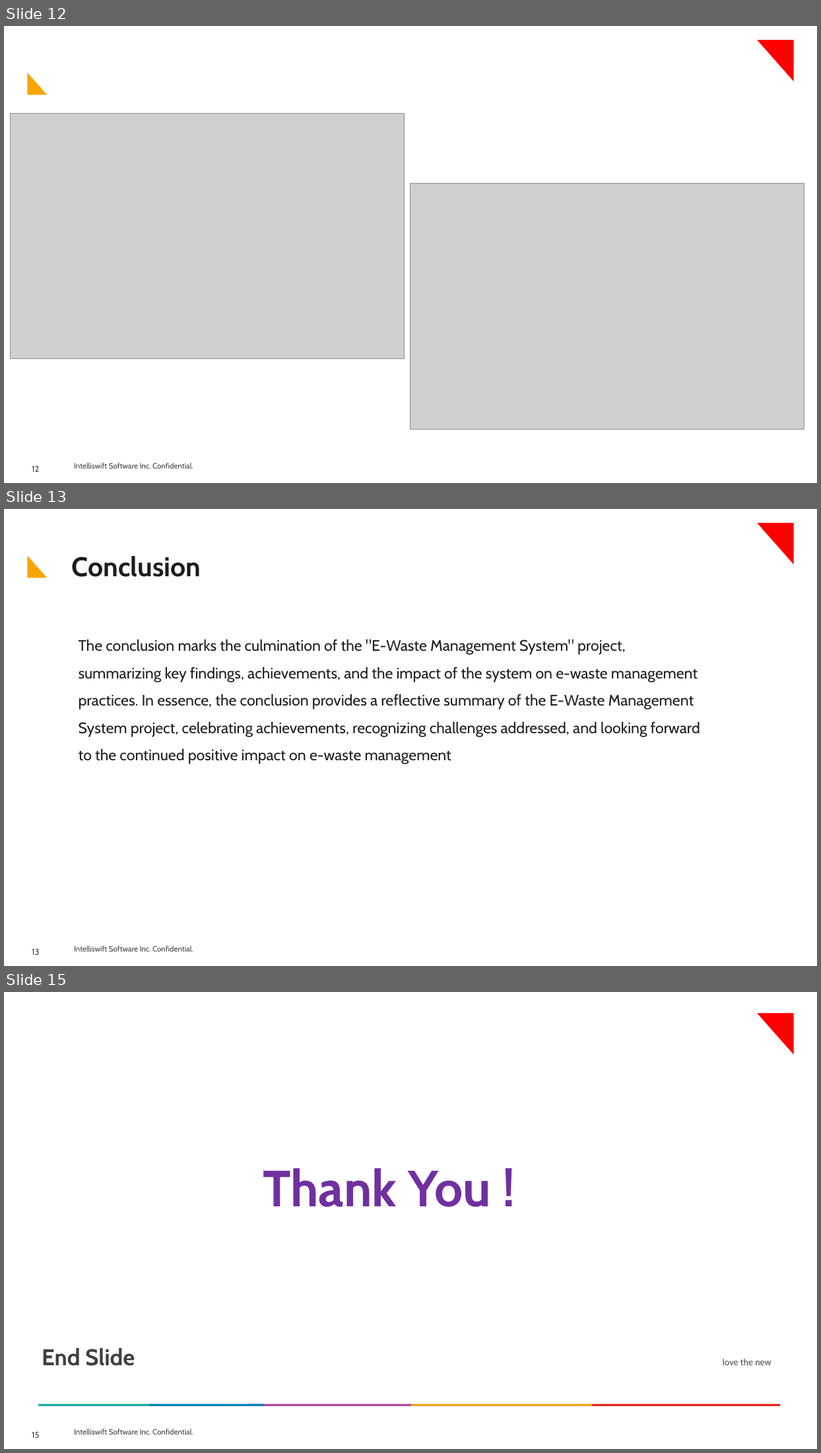
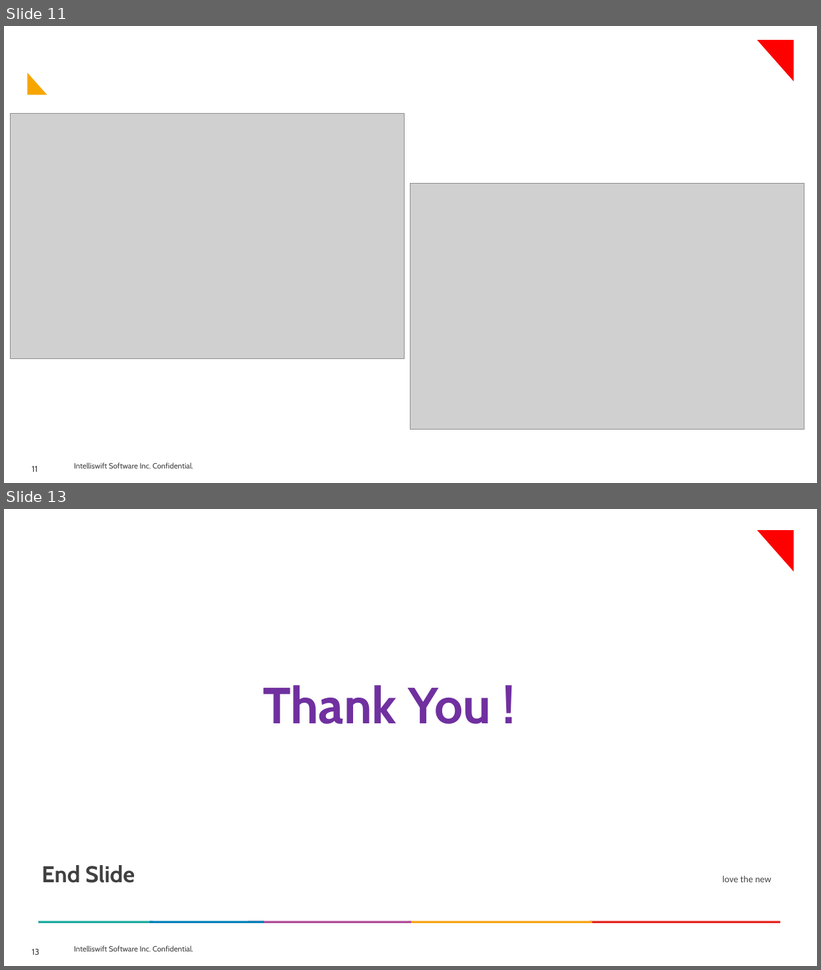
Before and after one commit to shuence/ELocate, a slide deck: I-nnovate_Hackathon Spam Byte Submission.pptx. Shown one above the other, each under a label of ours: slides 12, 13 and 15 before the commit, slides 11 and 13 after it; the slides between them are not shown. The pictures are 821x1453 and 821x970 pixels, drawn with LibreOffice and Linux fonts; fonts in the diff are those of the drawing; grey boxes stand for pictures; background and template pictures are left out. Boxes give left, top, right and bottom in pixels: in the first picture for what was removed or moved away, otherwise in the second. Text is boxed around its words. In the diff, an @@ line names an element or a change of style, - is before the commit and + after.

```diff
--- a/I-nnovate_Hackathon Spam Byte Submission.pptx
+++ b/I-nnovate_Hackathon Spam Byte Submission.pptx
@@ slide 13 removed at (4, 509, 817, 966), background #FFFFFF; not listed: 4 template elements that a slide beside it also shows @@
@@ title removed at (72, 556, 201, 577) @@
-Conclusion
@@ text removed at (79, 639, 700, 764) @@
-The conclusion marks the culmination of the "E-Waste Management System" project, summarizing key findings, achievements, and the impact of the system on e-waste management practices. In essence, the conclusion provides a reflective summary of the E-Waste Management System project, celebrating achievements, recognizing challenges addressed, and looking forward to the continued positive impact on e-waste management
@@ what was slide 12 is now slide 11 @@
@@ page number at (32, 466, 38, 472): text changed @@
-12
+11
@@ what was slide 15 is now slide 13 @@
@@ page number at (32, 949, 40, 955): text changed @@
-15
+13
```
Also in this commit, not shown: 7 slides changed, 1 other slide removed.
